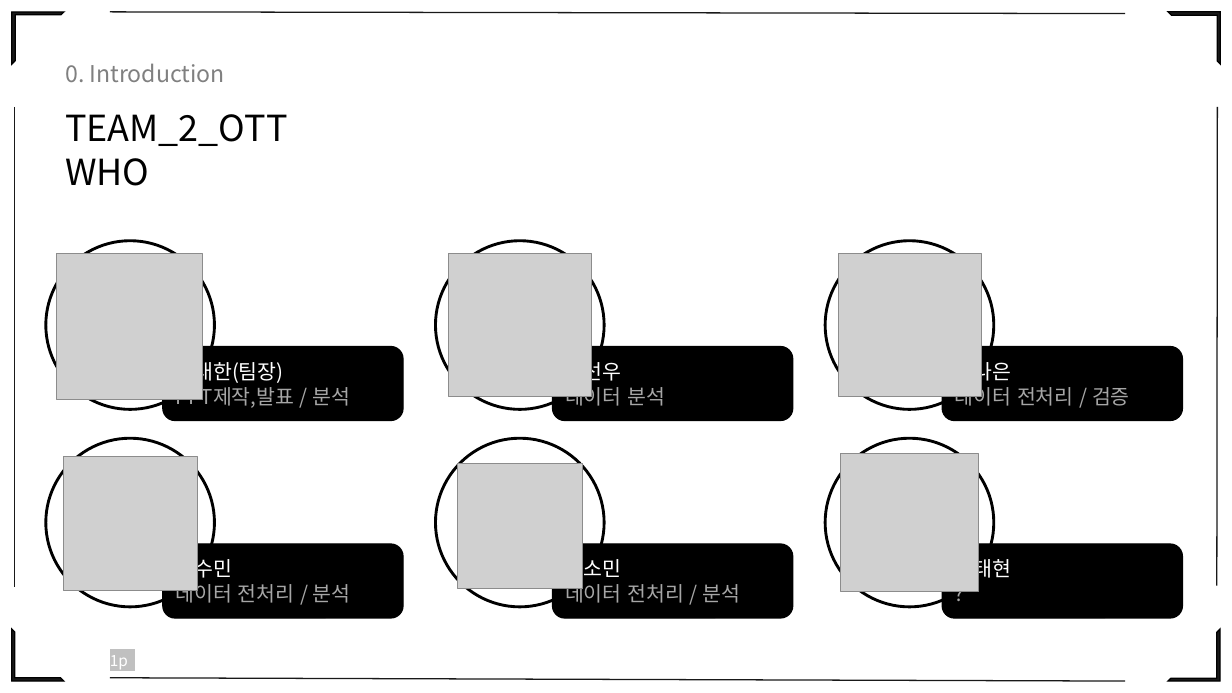
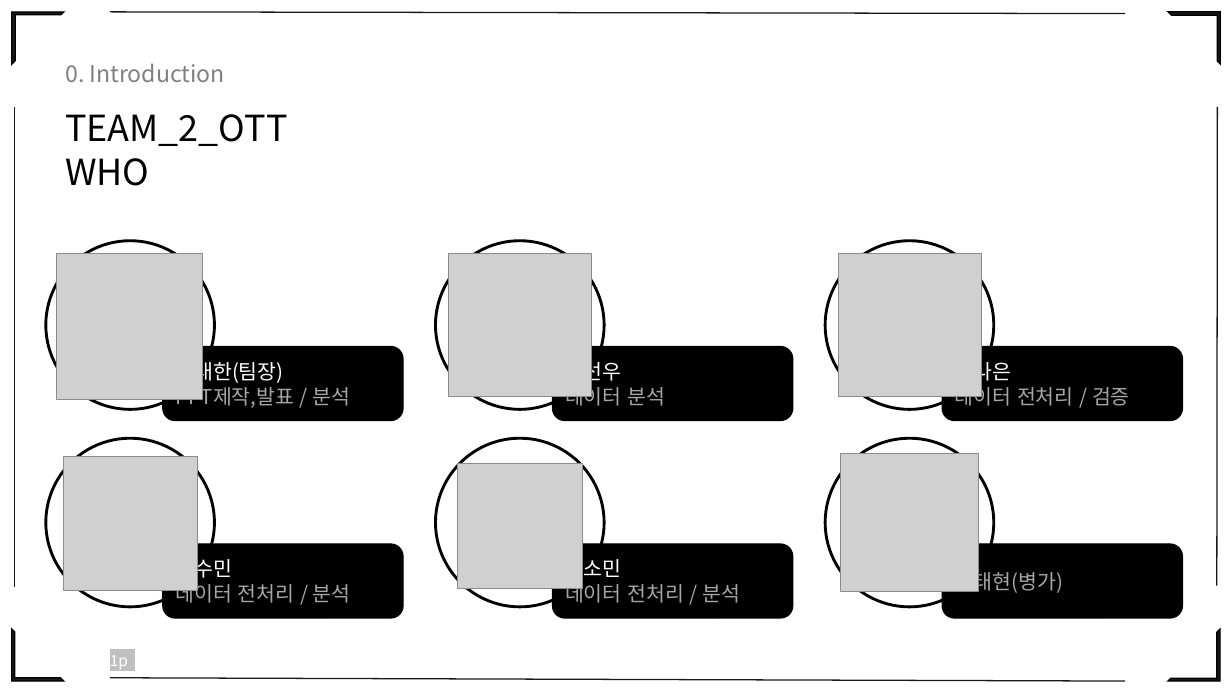
Before and after one commit to eesomin/midproject, a slide deck: slide 2 of jdh1/PPT_0_TEAM2.pptx. Drawn at 1232x693 pixels with LibreOffice and Linux fonts; fonts in the diff are those of the drawing; grey boxes stand for pictures. Boxes give left, top, right and bottom in pixels: in the first picture for what was removed or moved away, otherwise in the second. Text is boxed around its words. In the diff, an @@ line names an element or a change of style, - is before the commit and + after.

```diff
--- a/jdh1/PPT_0_TEAM2.pptx
+++ b/jdh1/PPT_0_TEAM2.pptx
@@ text in rounded rectangle at (955,568,1063,593): text changed; text colour #FFFFFF to #A6A6A6 @@
-석태현
-?
+석태현(병가)
```
Also in this commit, not shown: 11 other slides changed, 9 slides added, 6 other files.
